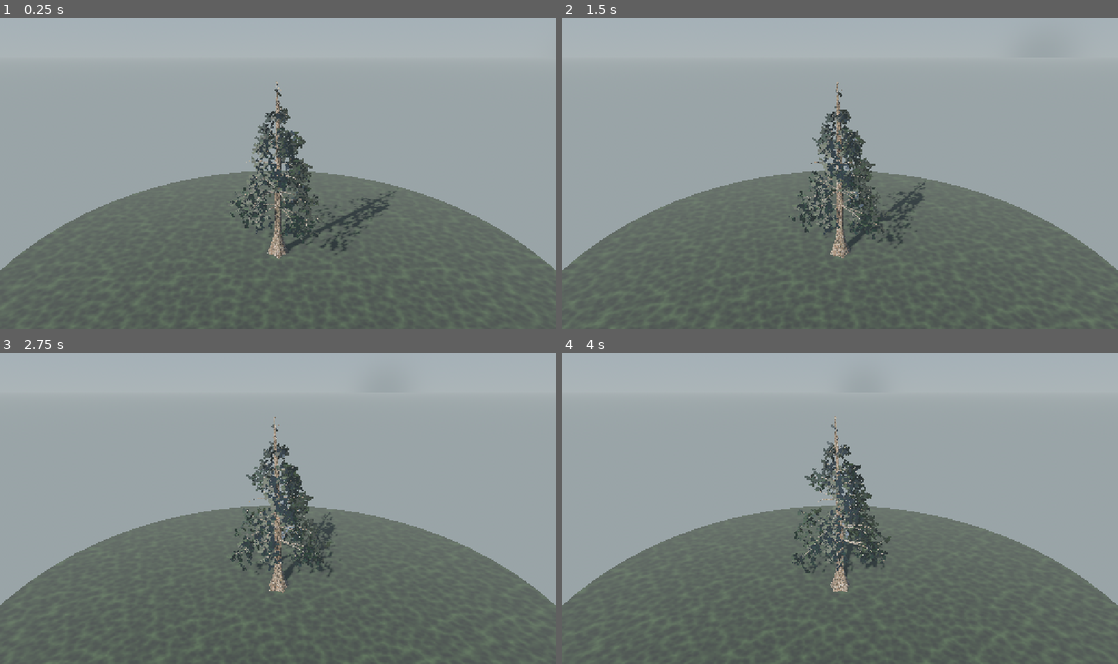
Above: before the commit, frames 1-4 (two rows, left to right).
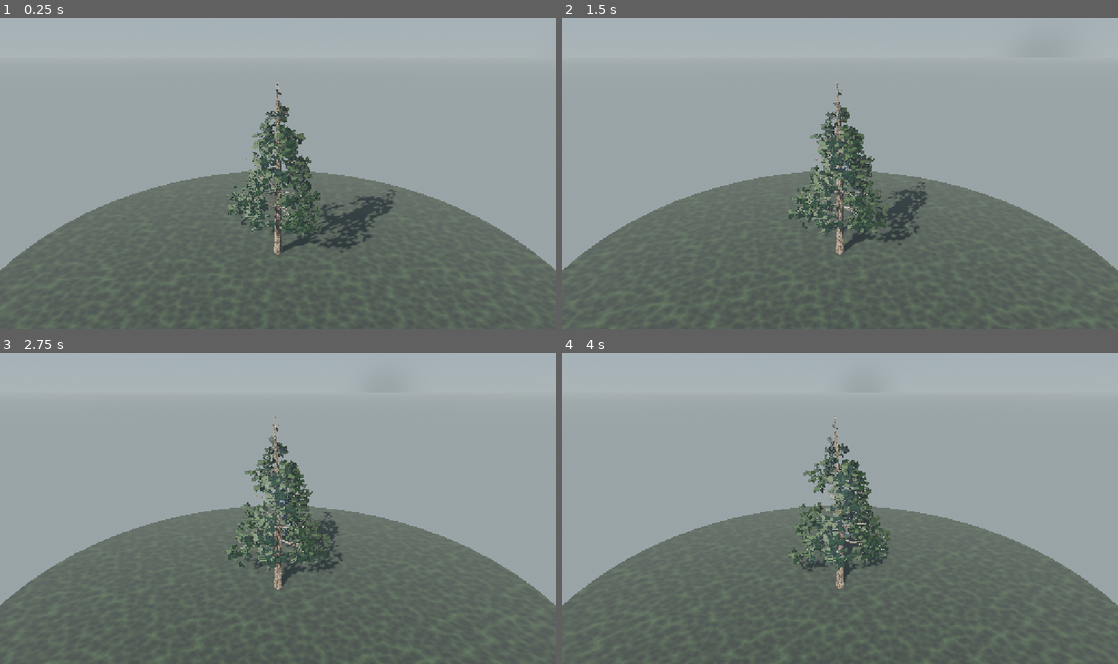
Above: after the commit, the same moments.

Repository: mehmetdem2005/Acik-dunya_oyun
Game: Godot game, scene res://scenes/world/pine_tree_scene.tscn
The game is run twice, just before and just after one commit, with the same random seed, the same clock (stepped at 60 frames per second) and the same inputs. This scene is started directly instead of the project's main scene.
Inputs (mouse positions are in pixels of both pictures, inside the frame that each line leads up to):
- Up to frame 1 (0.25 s): no input
- Up to frame 2 (1.5 s): move the mouse to (962, 157) at 0.52 s; hold D 0.53-1.25 s; hold Shift 0.53-1.25 s; click (962, 157) at 0.67 s; tap Space at 0.77 s; drag from (728, 189) to (812, 235) at 1.27 s
- Up to frame 3 (2.75 s): move the mouse to (333, 440) at 2.02 s; hold D from 2.03 s (still down); hold Shift from 2.03 s (still down)
- Up to frame 4 (4 s): release D at 2.75 s; release Shift at 2.75 s; drag from (812, 570) to (673, 461) at 2.77 s; move the mouse to (1006, 555) at 3.52 s; hold A from 3.53 s (still down); hold Shift from 3.53 s (still down); tap Space at 3.77 s

The runs differ from the first frame. In frame 1, 3.2% of the frame differs, in the area x 40-71%, y 22-78%; in frame 2, 3.0%; in frame 3, 2.9%; in frame 4, 2.8%.

Commit message:
Kök/yaprak düzeltme: trompet etek+diş kök kaldırıldı, foliage canlandı
- Kök: aşırı dip kabarması çok hafif pürüzsüz genişlemeye indirildi;
  per-side payanda lobu varsayılan kapalı (trompet/içi boş etek YOK);
  ayrı kök stem'leri varsayılan kapalı, açılırsa kısa/kalın/gömülü
  (diş gibi sivri horn değil).
- Yaprak: iğne atlası canlı orta-yeşile parlatıldı; kart rengi iç
  zemini 0.48'e yükseltildi (koyu paçavra yok), hafif YUKARI yönelim
  + uca doğru büyüyen dolgun yuvarlak püskül; outer tüy sıklığı arttı.
- dal_yay varsayılanı 0.16 -> 0.22 (dallar daha belirgin arch).
Referans olgun sarıçam hedefi: gövde zemine düz girer, açık havadar
açık-yeşil katmanlı taç.

https://claude.ai/code/session_01SAupt6yXBr9DzE6Ykd1e1F

Diff:
--- a/mouse_open_world_clean_project/scripts/world/pine/pine_mesh.gd
+++ b/mouse_open_world_clean_project/scripts/world/pine/pine_mesh.gd
@@ -99,9 +99,10 @@
 		var flex0: float = 0.0 if lvl == 0 else lerp(0.0, 0.40, f0)
 		var flex1: float = 0.0 if lvl == 0 else lerp(0.0, 0.40, f1)
 		if lvl == 0:
-			# Yumuşatılmış dip kabarması (eski sert kubbe değil).
-			rad0 += r0 * flare_s * pow(maxf(1.0 - f0 * 5.0, 0.0), 2.2)
-			rad1 += r0 * flare_s * pow(maxf(1.0 - f1 * 5.0, 0.0), 2.2)
+			# Çok hafif, pürüzsüz dip genişlemesi (trompet/eteklenme YOK;
+			# referans çamda gövde zemine düz girer).
+			rad0 += r0 * flare_s * 0.30 * pow(maxf(1.0 - f0 * 9.0, 0.0), 2.0)
+			rad1 += r0 * flare_s * 0.30 * pow(maxf(1.0 - f1 * 9.0, 0.0), 2.0)
 			# Budak/knot: whorl yüksekliklerinde gövde şişer.
 			for wi in range(knots.size()):
 				var wh: float = knots[wi]
@@ -168,7 +169,7 @@
 	if lvl == 3:
 		flex = 1.0
 	var sun := Vector3(0.6, 0.0, 0.32).normalized()
-	var step := maxf(size * 0.5, 0.035)
+	var step := maxf(size * 0.42, 0.03)
 	var carry := 0.0
 	var idx := 0
 	for k in range(n - 1):
@@ -192,14 +193,14 @@
 				for s in range(2):
 					var az: float = float(idx) * GOLDEN + PI * float(s)
 					var outd: Vector3 = nm.rotated(ax, az).normalized()
-					var up: Vector3 = (outd * 0.78 + ax * 0.42 + Vector3.DOWN * 0.16).normalized()
+					var up: Vector3 = (outd * 0.72 + ax * 0.30 + Vector3.UP * 0.14).normalized()
 					var rt: Vector3 = up.cross(Vector3.UP)
 					if rt.length() < 0.02:
 						rt = up.cross(Vector3.RIGHT)
 					rt = rt.normalized()
 					# Renk: uca doğru taze açık yeşil, içte koyu/mat.
-					var shade: float = clampf(lerp(0.50, 1.05, fr) * tint, 0.0, 1.0)
-					_card(st, c, up * size, rt * (size * 0.55), shade, flex)
+					var shade: float = clampf(lerp(0.62, 1.14, fr) * tint, 0.48, 1.25)
+					_card(st, c, up * (size * (0.80 + 0.50 * fr)), rt * (size * (0.80 + 0.50 * fr) * 0.62), shade, flex)
 			# Uca doğru sıklaş; ışık yönüne göre asimetri.
 			var dstep := step / maxf(dens, 0.10)
 			if light_bias > 0.0:
--- a/mouse_open_world_clean_project/scripts/world/pine/pine_skeleton.gd
+++ b/mouse_open_world_clean_project/scripts/world/pine/pine_skeleton.gd
@@ -169,14 +169,14 @@
 	var a0 := _rng.randf() * TAU
 	for ri in range(rc):
 		var ajit: float = _rng.randf_range(-0.30, 0.30)
-		var spread: float = _rng.randf_range(0.75, 1.05)
-		var lmul: float = _rng.randf_range(3.0, 5.0)
+		var spread: float = _rng.randf_range(0.55, 0.85)
+		var lmul: float = _rng.randf_range(1.4, 2.2)
 		var rmul: float = _rng.randf_range(0.85, 1.15)
 		var tnt: float = _rng.randf_range(0.70, 0.95)
 		var wob: float = _rng.randf_range(-1.0, 1.0)
 		var a: float = a0 + TAU * float(ri) / float(rc) + ajit
-		var dir := (Vector3(cos(a), 0.0, sin(a)) * spread + Vector3.DOWN * 0.5).normalized()
-		var rt := _grow(base, dir, tr * lmul, dal_seg, 0.9, 0.0, 0.10, wob)
+		var dir := (Vector3(cos(a), 0.0, sin(a)) * spread + Vector3.DOWN * 1.3).normalized()
+		var rt := _grow(base, dir, tr * lmul, maxi(4, int(dal_seg / 2)), 0.35, 0.0, 0.06, wob)
 		rt["level"] = 1
 		rt["is_root"] = true
 		rt["parent"] = trunk_idx
@@ -185,8 +185,8 @@
 		rt["dry"] = false
 		rt["broken"] = false
 		rt["tint"] = tnt
-		rt["radius0"] = tr * 0.55 * rmul
-		rt["radius1"] = tr * 0.12
+		rt["radius0"] = tr * 0.85 * rmul
+		rt["radius1"] = tr * 0.05
 		stems.append(rt)
 
 # --- Seviye 2: yan sürgünler (iğneleri taşır) -------------------------
--- a/mouse_open_world_clean_project/scripts/world/pine/pine_textures.gd
+++ b/mouse_open_world_clean_project/scripts/world/pine/pine_textures.gd
@@ -110,8 +110,8 @@
 	var rng := RandomNumberGenerator.new()
 	rng.seed = 7331
 	var cx := float(s) * 0.5
-	var dark := Color(0.045, 0.110, 0.050)
-	var lite := Color(0.300, 0.420, 0.170)
+	var dark := Color(0.130, 0.235, 0.105)
+	var lite := Color(0.440, 0.560, 0.255)
 	var signs: Array[float] = [-1.0, 1.0]
 	# Sap boyunca ~110 çıkış noktası; her noktada 3-5'li iğne demeti.
 	var pts := 110
@@ -134,7 +134,7 @@
 	for r2 in range(s):
 		var sx := int(round(cx + sin(float(r2) * 0.04) * 14.0))
 		if sx >= 0 and sx < s:
-			img.set_pixel(sx, r2, Color(0.045, 0.090, 0.045, 1.0))
+			img.set_pixel(sx, r2, Color(0.105, 0.160, 0.080, 1.0))
 	img.generate_mipmaps()
 	_needle = ImageTexture.create_from_image(img)
 	return _needle
--- a/mouse_open_world_clean_project/scripts/world/pine_tree.gd
+++ b/mouse_open_world_clean_project/scripts/world/pine_tree.gd
@@ -27,13 +27,13 @@
 
 @export_group("Gerçekçi Dal / Kök")
 @export_range(6, 16, 1) var dal_segment: int = 10          # dal kıvrım çözünürlüğü
-@export_range(0.0, 0.4, 0.01) var dal_yay: float = 0.16    # S süpürme yayı
+@export_range(0.0, 0.4, 0.01) var dal_yay: float = 0.22    # S süpürme yayı
 @export_range(0.06, 0.4, 0.01) var surgun_konik: float = 0.14  # sürgün uç incelmesi
 @export var level2_wood: bool = true                       # alt-dallar odun olarak görünsün
 @export_range(0.6, 1.4, 0.05) var tabaka_aralik: float = 1.0   # whorl katman aralığı
-@export_range(0.0, 2.0, 0.05) var govde_kok: float = 1.0       # dip kabarma gücü
-@export_range(0.0, 1.0, 0.02) var kok_payanda: float = 0.5     # payanda lob derinliği
-@export_range(0, 8, 1) var kok_sayisi: int = 5                 # zemine yayılan kök sayısı
+@export_range(0.0, 2.0, 0.05) var govde_kok: float = 0.35      # dip kabarma gücü (hafif)
+@export_range(0.0, 1.0, 0.02) var kok_payanda: float = 0.0     # payanda lob (0 = düz, kapalı)
+@export_range(0, 8, 1) var kok_sayisi: int = 0                 # zemine yayılan kök stem (0 = yok)
 
 @export_group("İğne Yaprak")
 @export_range(2, 5, 1) var blades_per_branch: int = 3
